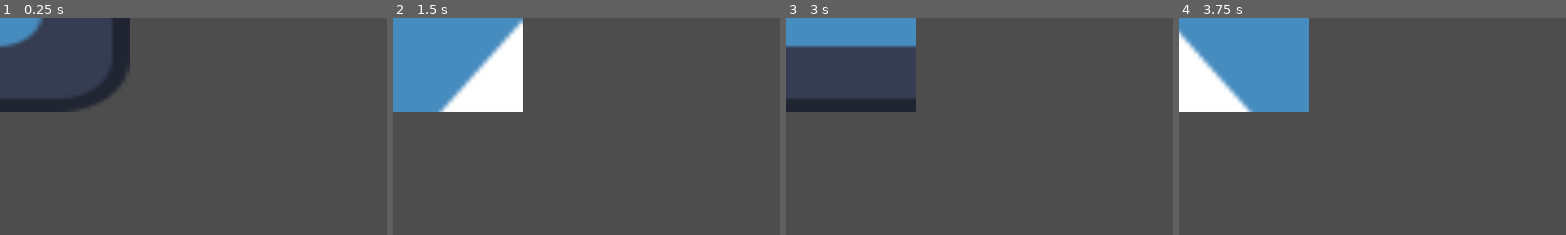
Above: before the commit, frames 1-4 (left to right).
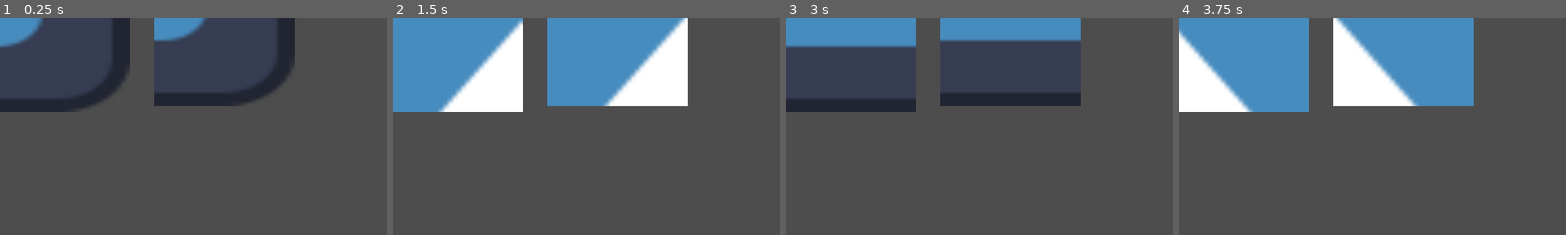
Above: after the commit, the same moments.

Repository: Nico00o/Lost-In-The-Dark
Game: Godot game, scene res://game/test.tscn
Same seed, same stepped clock (60 frames per second), same inputs: the game is played once before the commit and once after it. The engine's default icon, where the game draws it, is replaced by a stand-in: a white triangle on a blue panel in a dark square.
Inputs:
- Up to frame 1 (0.25 s): no input
- Up to frame 2 (1.5 s): no input
- Up to frame 3 (3 s): tap Enter at 2 s
- Up to frame 4 (3.75 s): no input
The pictures show only the part of the screen within x 0-50%, y 0-50%; the shares and areas given below are measured in that part.

The runs differ from the first frame. In frame 1, 5.0% of the frame differs, in the area x 39-77%, y 0-41%; in frame 2, 15%; in frame 3, 6.3%; in frame 4, 15%.

Commit message:
hice otro test

Diff:
--- a/game/test.tscn
+++ b/game/test.tscn
@@ -109,3 +109,10 @@
 sprite_frames = SubResource("SpriteFrames_1ss2l")
 autoplay = "default"
 frame_progress = 0.742972
+
+[node name="AnimatedSprite2D2" type="AnimatedSprite2D" parent="."]
+position = Vector2(334, 53)
+scale = Vector2(6.53125, 4.875)
+sprite_frames = SubResource("SpriteFrames_1ss2l")
+autoplay = "default"
+frame_progress = 0.742972
